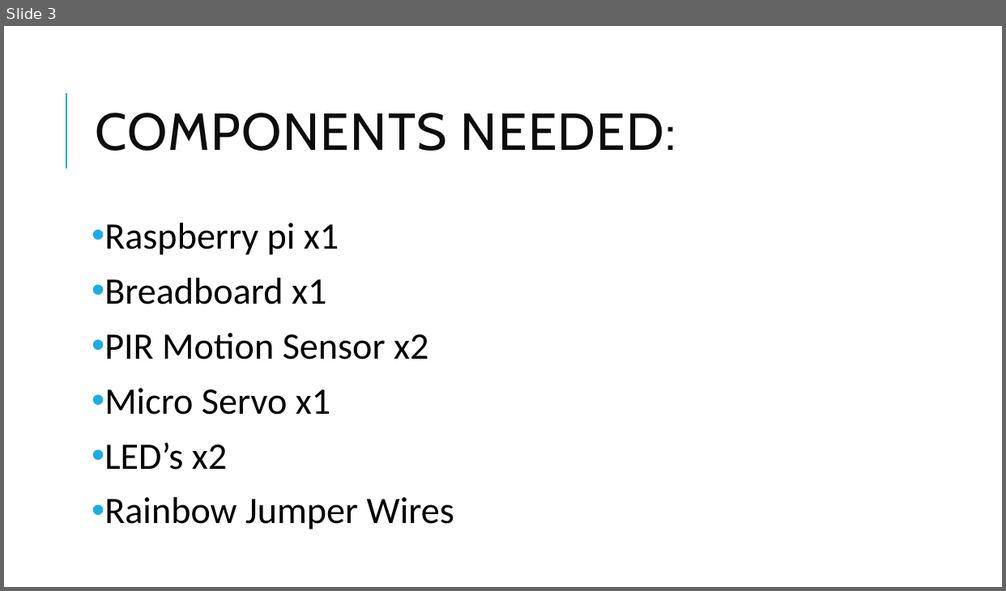
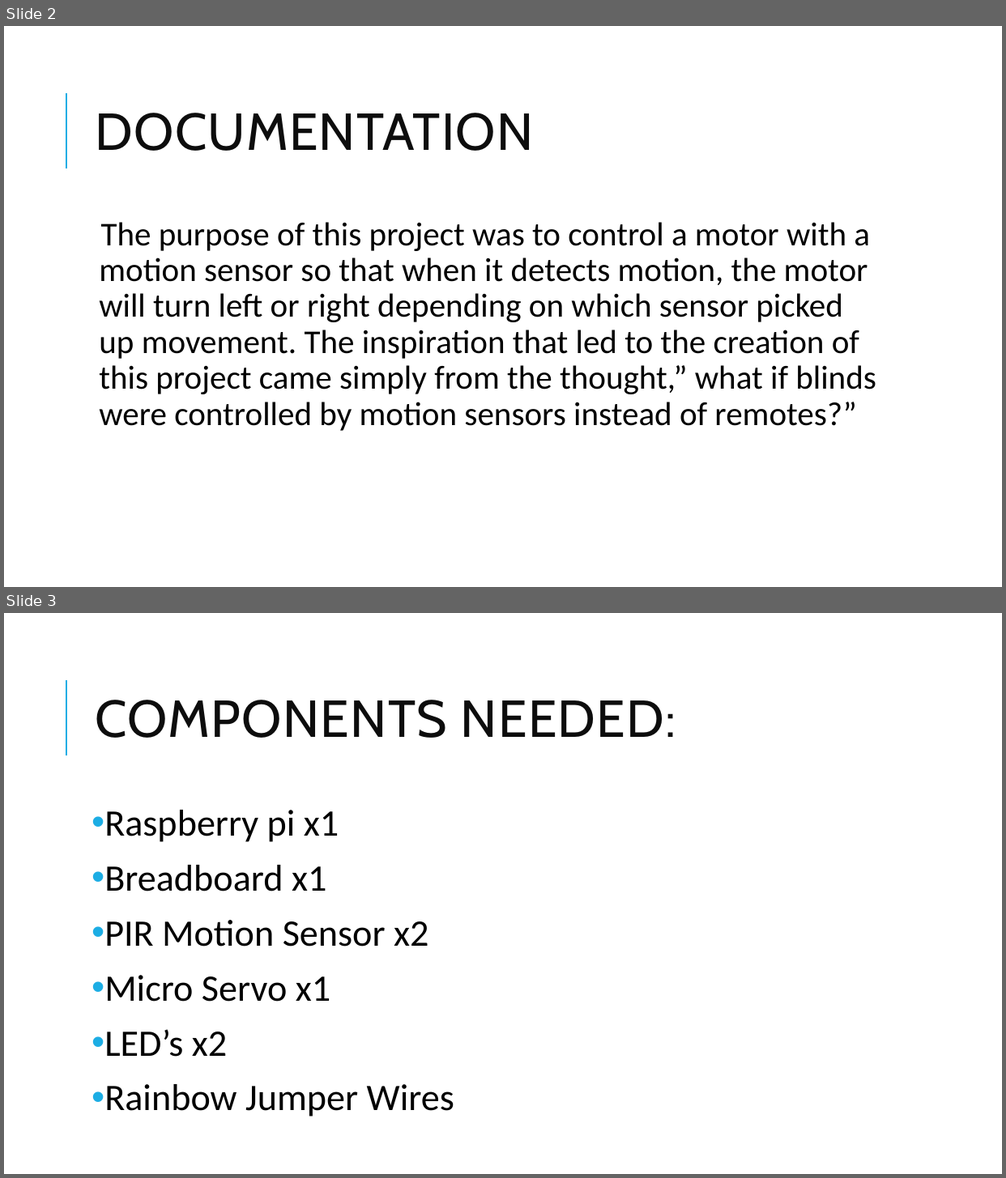
Before and after one commit to jmapjp/EMT2390LStuff, a slide deck: Semester Project/Semester project 2390l.pptx. Shown one above the other, each under a label of ours: slide 3 before the commit, slides 2 and 3 after it. The pictures are 1006x591 and 1006x1178 pixels, drawn with LibreOffice and Linux fonts; fonts in the diff are those of the drawing. Boxes give left, top, right and bottom in pixels: in the first picture for what was removed or moved away, otherwise in the second. Text is boxed around its words. In the diff, an @@ line names an element or a change of style, - is before the commit and + after.

```diff
--- a/Semester Project/Semester project 2390l.pptx
+++ b/Semester Project/Semester project 2390l.pptx
@@ slide 2 added at (4, 26, 1002, 587), background #FFFFFF; not listed: 1 template element that a slide beside it also shows @@
@@ title added at (96, 113, 534, 151), 50 pt, text #0D0D0D @@
+DOCUMENTATION
@@ text added at (99, 222, 876, 431), 32 pt, text #000000 @@
+  The purpose of this project was to control a motor with a motion sensor so that when it detects motion, the motor will turn left or right depending on which sensor picked up movement. The inspiration that led to the creation of this project came simply from the thought,” what if blinds were controlled by motion sensors instead of remotes?”
```
Also in this commit, not shown: 4 slides changed, 2 other slides added, 5 slides removed.
